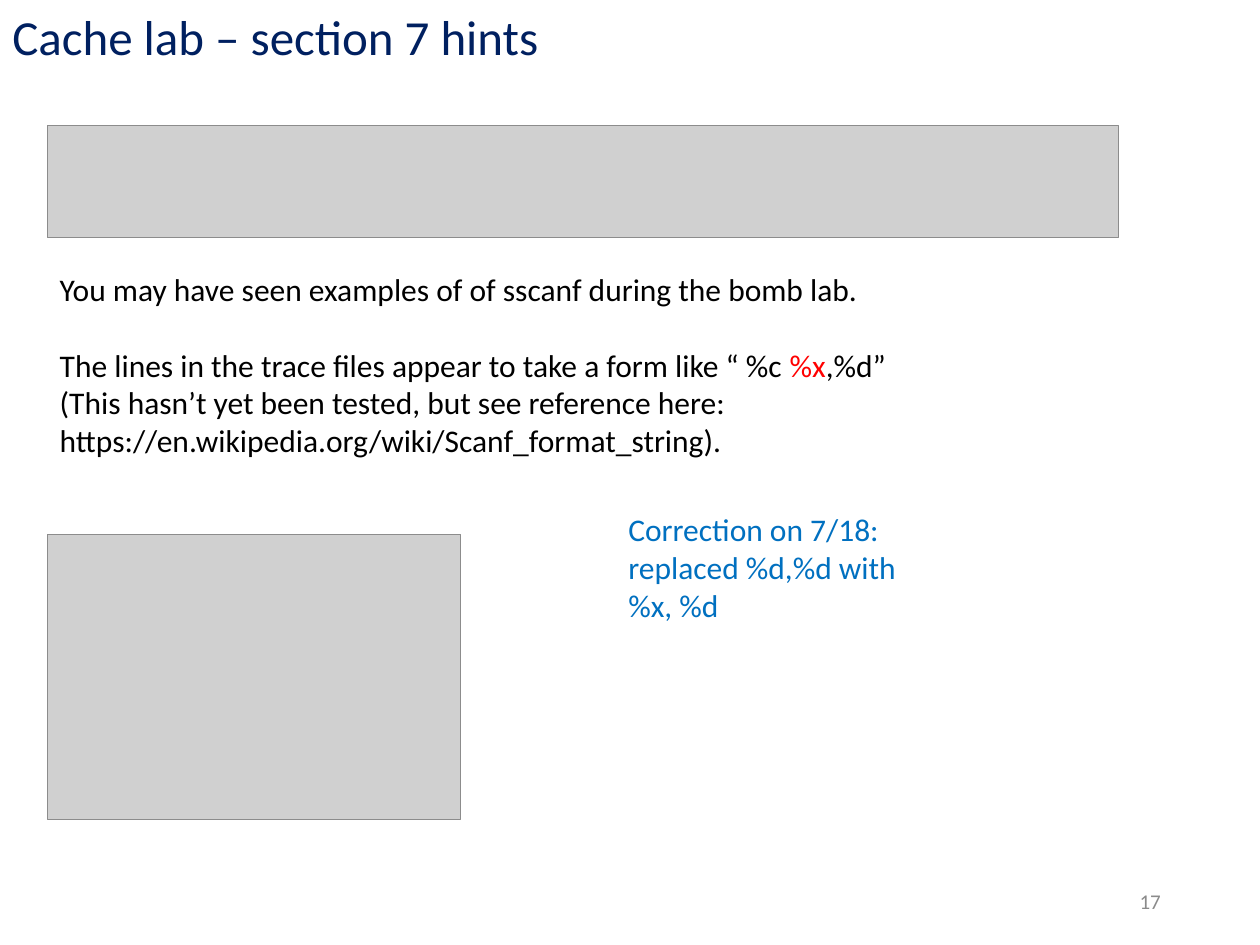
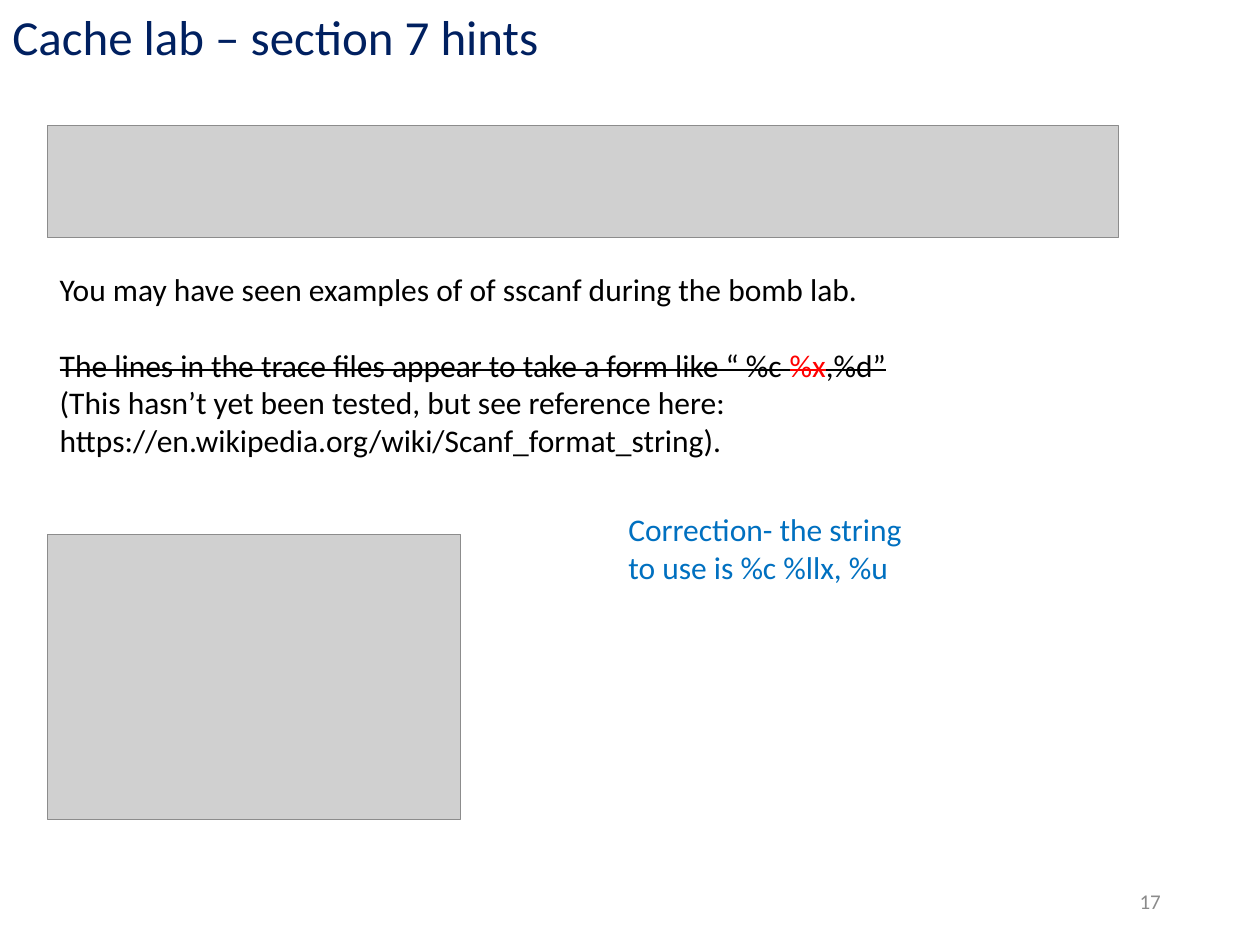
Before and after one commit to kc13/CS449, a slide deck: slide 17 of cs449_lab_7_7_20_and_7_9_20.pptx. Drawn at 1260x945 pixels with LibreOffice and Linux fonts; fonts in the diff are those of the drawing; grey boxes stand for pictures. Boxes give left, top, right and bottom in pixels: in the first picture for what was removed or moved away, otherwise in the second. Text is boxed around its words. In the diff, an @@ line names an element or a change of style, - is before the commit and + after.

Commit message:
cache lab - another correction - use %llx, not %x

```diff
--- a/cs449_lab_7_7_20_and_7_9_20.pptx
+++ b/cs449_lab_7_7_20_and_7_9_20.pptx
@@ text at bbox=[60, 355, 886, 382]: strikethrough on in "The lines in the trace files appear ..." @@
@@ text at bbox=[628, 519, 901, 583]: text changed @@
-Correction on 7/18: replaced %d,%d with %x, %d
+Correction- the string to use is %c %llx, %u
```
